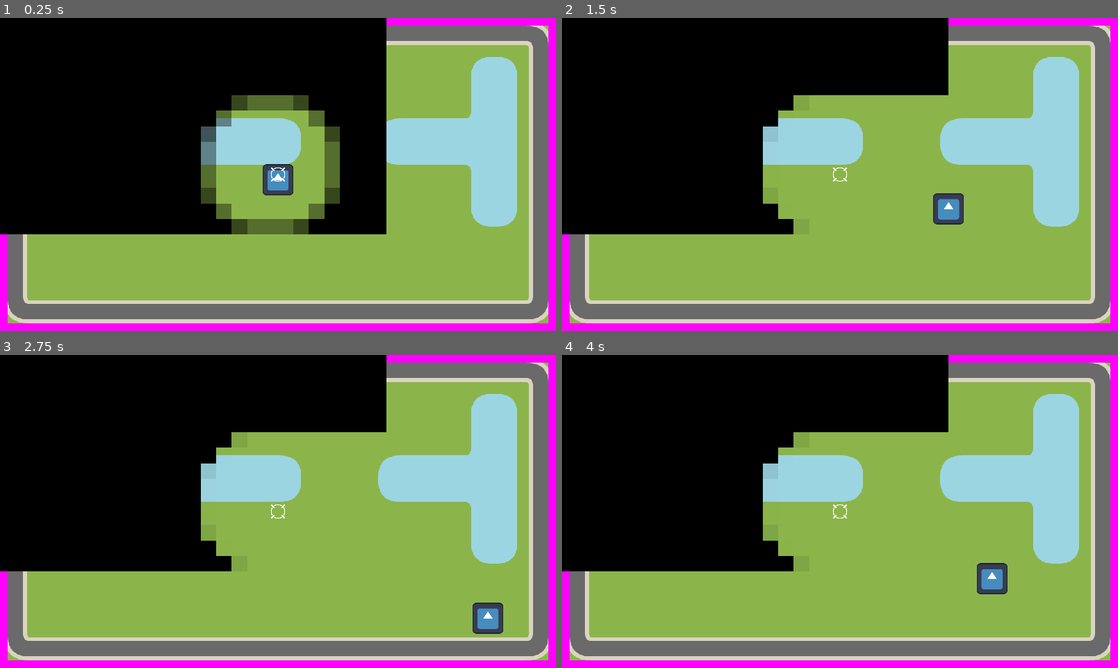
Above: before the commit, frames 1-4 (two rows, left to right).
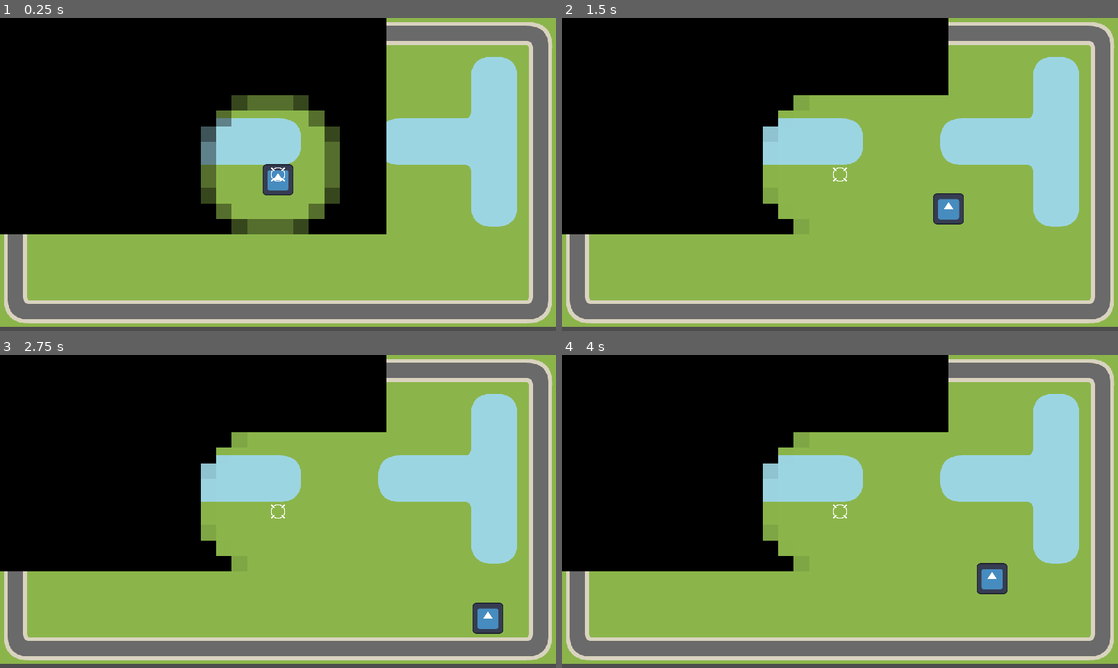
Above: after the commit, the same moments.

Repository: Fox-Alpha/Godot-4-Roguelike-Multiplayer
Game: Godot game, scene res://main.tscn
Same seed, same stepped clock (60 frames per second), same inputs: the game is played once before the commit and once after it. The engine's default icon, where the game draws it, is replaced by a stand-in: a white triangle on a blue panel in a dark square.
Inputs:
- Up to frame 1 (0.25 s): no input
- Up to frame 2 (1.5 s): tap Enter at 0.5 s; hold Right (ui_right) 0.53-1.28 s; hold Down (ui_down) from 1.28 s (still down)
- Up to frame 3 (2.75 s): release Down (ui_down) at 2.03 s; hold Right (ui_right) from 2.03 s (still down)
- Up to frame 4 (4 s): release Right (ui_right) at 2.78 s; hold Up (ui_up) 2.78-3.53 s; tap Space at 3.5 s; hold Left (ui_left) from 3.53 s (still down)

The runs differ from the first frame. In frame 1, 4.9% of the frame differs, in the area x 0-100%, y 0-100%; in frame 2, 4.9%; in frame 3, 4.9%; in frame 4, 4.9%.

Commit message:
Try: Set Boundarys to MapSize

Diff:
--- a/2-prototype-projects/prot_godot_4_3_dev1/Walls.gd
+++ b/2-prototype-projects/prot_godot_4_3_dev1/Walls.gd
@@ -34,6 +34,8 @@
 	},
 }
 
+var map : TileMap
+
 @export_category("Walls Setup")
 @export var walls : Array[PackedScene]
 
@@ -41,25 +43,41 @@
 
 # Called when the node enters the scene tree for the first time.
 func _ready():
+	map = get_tree().current_scene.get_node_or_null("TileMap")
+	var mapRect : Rect2i = map.get_used_rect()
+	var mapSize : Vector2i = mapRect.size * 64
 	printt("ViewPort Size: ", vpsize)
+	printt("TileMap Size: ", mapSize)
 	print("Screen Center: (%s / %s)" % [vpsize.x / 2.0, vpsize.y / 2.0])
 
-	wallsettings["NORTH"]["wallposition"] = Vector2i(0, 0)
-	wallsettings["EAST"]["wallposition"] = Vector2i(vpsize.x, 0)
-	wallsettings["SOUTH"]["wallposition"] = vpsize
-	wallsettings["WEST"]["wallposition"] = Vector2i(0,vpsize.y)
 
-	wallsettings["NORTH"]["wallsize"] = Vector2i(vpsize.x, 16)
-	wallsettings["EAST"]["wallsize"] = Vector2i(vpsize.y, 16)
-	wallsettings["SOUTH"]["wallsize"] = Vector2i(vpsize.x, 16)
-	wallsettings["WEST"]["wallsize"] = Vector2i(vpsize.y, 16)
+	#TODO: Fix Position and Size to Map
+	wallsettings["NORTH"]["wallposition"] = mapRect.position
+	wallsettings["EAST"]["wallposition"] = Vector2i(mapRect.end.x, 0)
+	wallsettings["SOUTH"]["wallposition"] = mapRect.end
+	wallsettings["WEST"]["wallposition"] = Vector2i(mapRect.position.x,mapRect.end.y)
+
+	wallsettings["NORTH"]["wallsize"] = Vector2i(mapRect.size.x, 16)
+	wallsettings["EAST"]["wallsize"] = Vector2i(mapRect.size.y, 16)
+	wallsettings["SOUTH"]["wallsize"] = Vector2i(mapRect.size.x, 16)
+	wallsettings["WEST"]["wallsize"] = Vector2i(mapRect.size.y, 16)
+
+	#wallsettings["NORTH"]["wallposition"] = Vector2i(0, 0)
+	#wallsettings["EAST"]["wallposition"] = Vector2i(vpsize.x, 0)
+	#wallsettings["SOUTH"]["wallposition"] = vpsize
+	#wallsettings["WEST"]["wallposition"] = Vector2i(0,vpsize.y)
+#
+	#wallsettings["NORTH"]["wallsize"] = Vector2i(vpsize.x, 16)
+	#wallsettings["EAST"]["wallsize"] = Vector2i(vpsize.y, 16)
+	#wallsettings["SOUTH"]["wallsize"] = Vector2i(vpsize.x, 16)
+	#wallsettings["WEST"]["wallsize"] = Vector2i(vpsize.y, 16)
 
 	#print(wallsettings)
-
-	createwall(WallDirection.NORTH)
-	createwall(WallDirection.EAST)
-	createwall(WallDirection.SOUTH)
-	createwall(WallDirection.WEST)
+	#
+	#createwall(WallDirection.NORTH)
+	#createwall(WallDirection.EAST)
+	#createwall(WallDirection.SOUTH)
+	#createwall(WallDirection.WEST)
 
 
 # Called every frame. 'delta' is the elapsed time since the previous frame.
